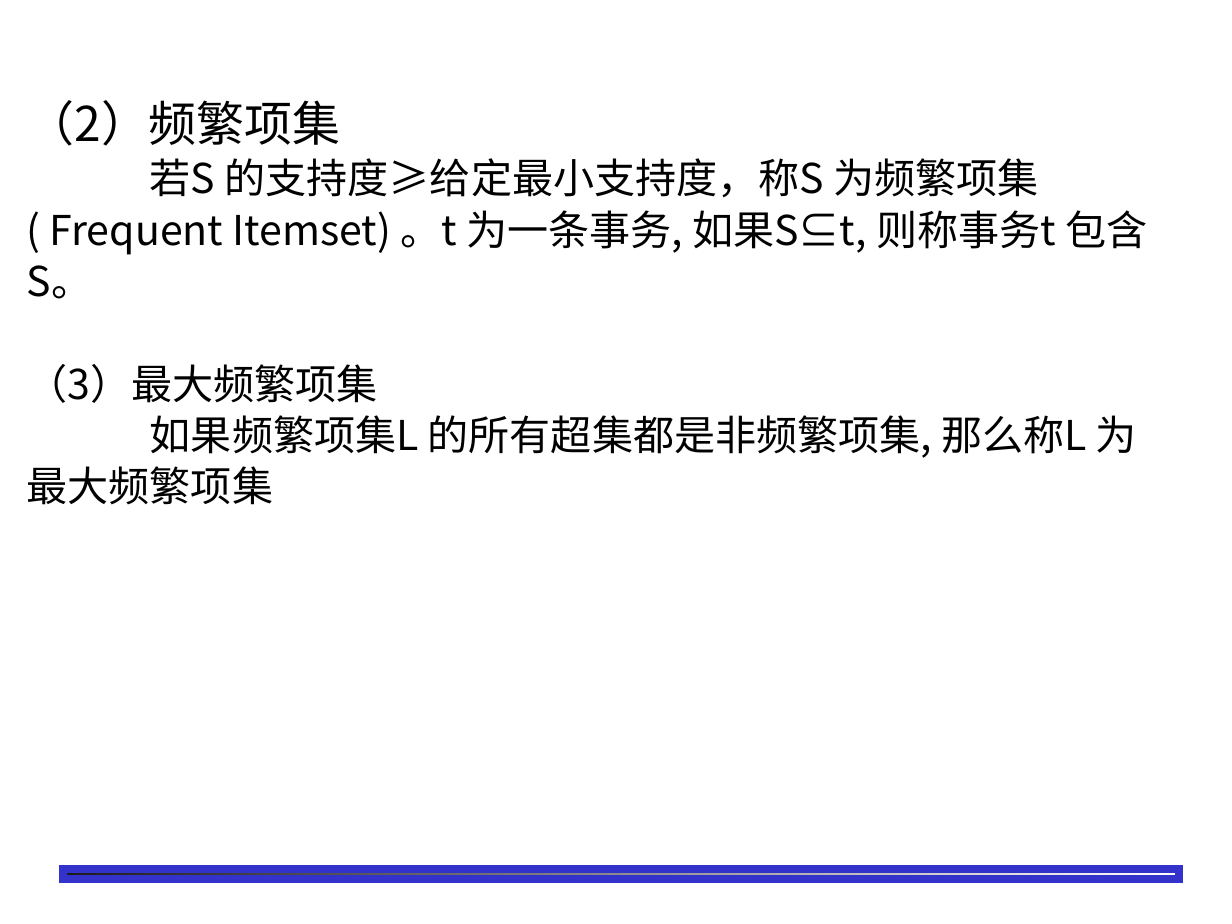
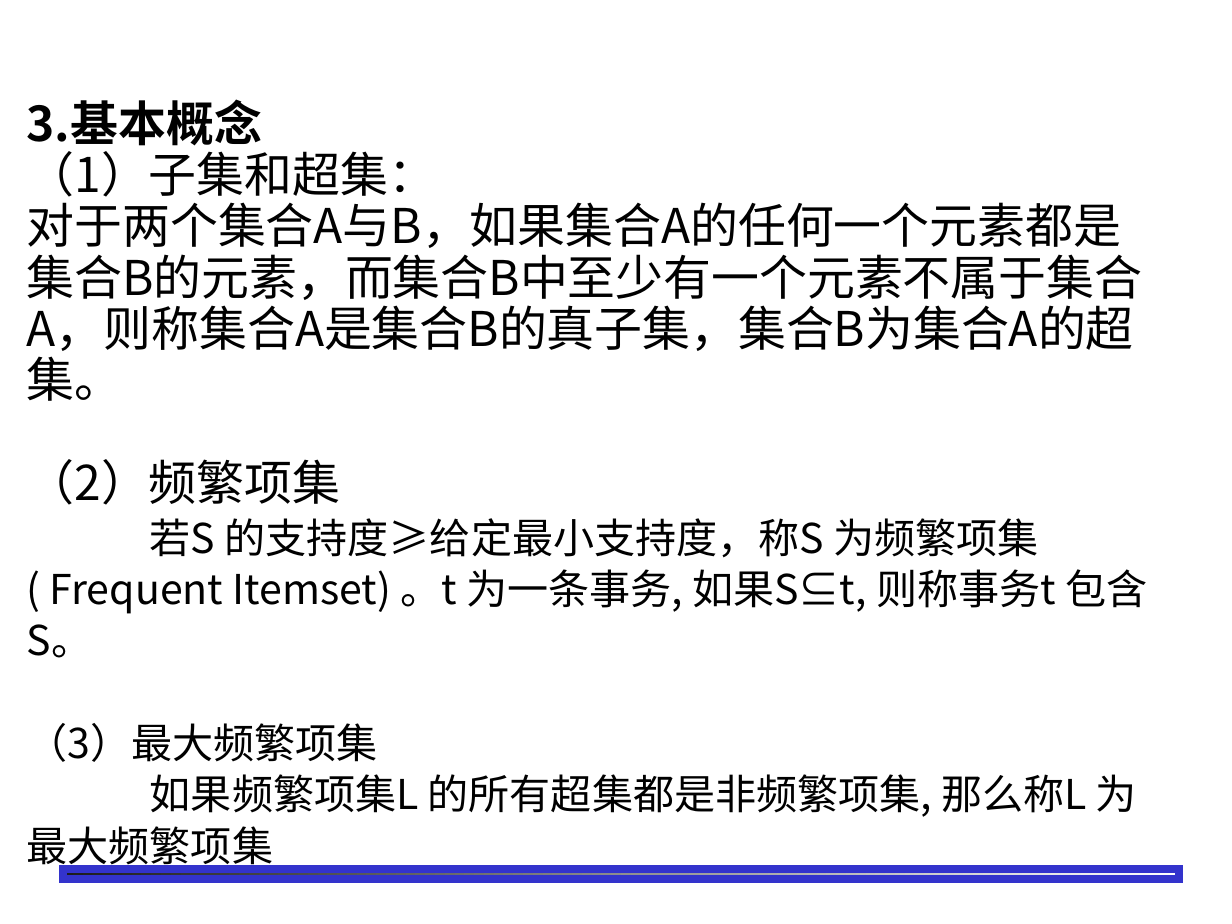
Before and after one commit to shfkuang/shfkuang.github.io, a slide deck: slide 13 of dm/ch3.2.ppt. Drawn at 1232x924 pixels with LibreOffice and Linux fonts; fonts in the diff are those of the drawing; background and template pictures are left out. Boxes give left, top, right and bottom in pixels: in the first picture for what was removed or moved away, otherwise in the second. Text is boxed around its words. In the diff, an @@ line names an element or a change of style, - is before the commit and + after.

```diff
--- a/dm/ch3.2.ppt
+++ b/dm/ch3.2.ppt
@@ text at <box>27,99,1142,401</box>: paragraphs added @@
+3.基本概念
+（1）子集和超集：
+对于两个集合A与B，如果集合A的任何一个元素都是集合B的元素，而集合B中至少有一个元素不属于集合A，则称集合A是集合B的真子集，集合B为集合A的超集。
```
Also in this commit, not shown: 6 other slides changed, 2 slides added, 2 other files.
